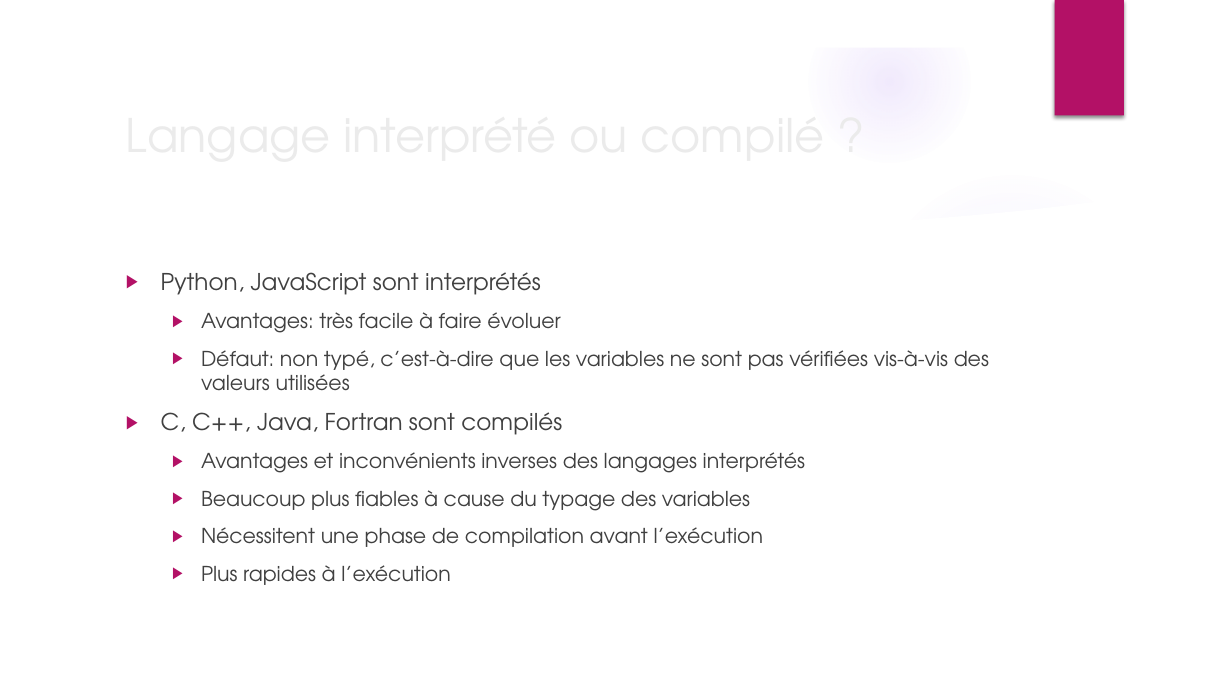
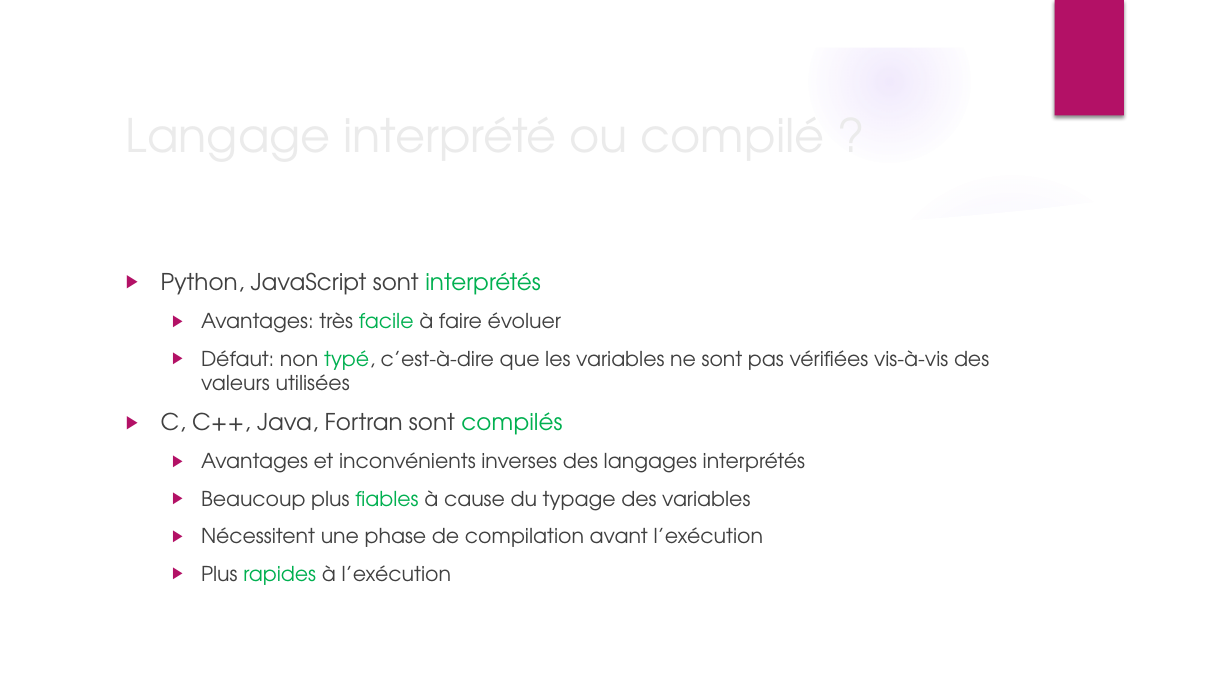
Before and after one commit to anumby-source/tutoriels, a slide deck: slide 9 of Eléments de programmation.pptx. Drawn at 1232x693 pixels with LibreOffice and Linux fonts; fonts in the diff are those of the drawing; background and template pictures are left out. Boxes give left, top, right and bottom in pixels: in the first picture for what was removed or moved away, otherwise in the second. Text is boxed around its words. In the diff, an @@ line names an element or a change of style, - is before the commit and + after.

```diff
--- a/Eléments de programmation.pptx
+++ b/Eléments de programmation.pptx
@@ text at bbox=[161, 272, 989, 585]: text colour #404040 to #00B050 in "interprétés", "facile", "typé,", "compilés" and 2 more places @@
```
Also in this commit, not shown: 6 other slides changed, 1 other file.
